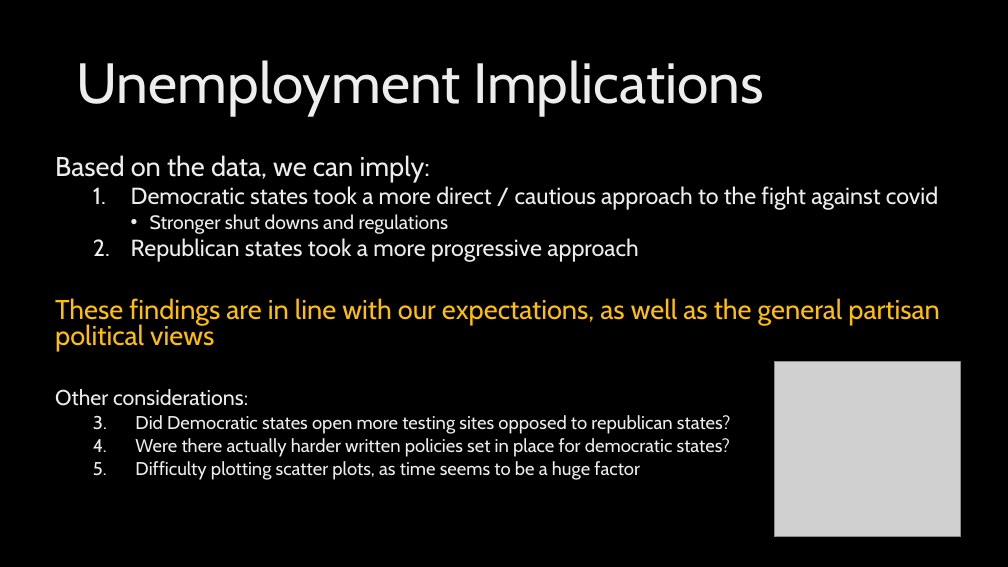
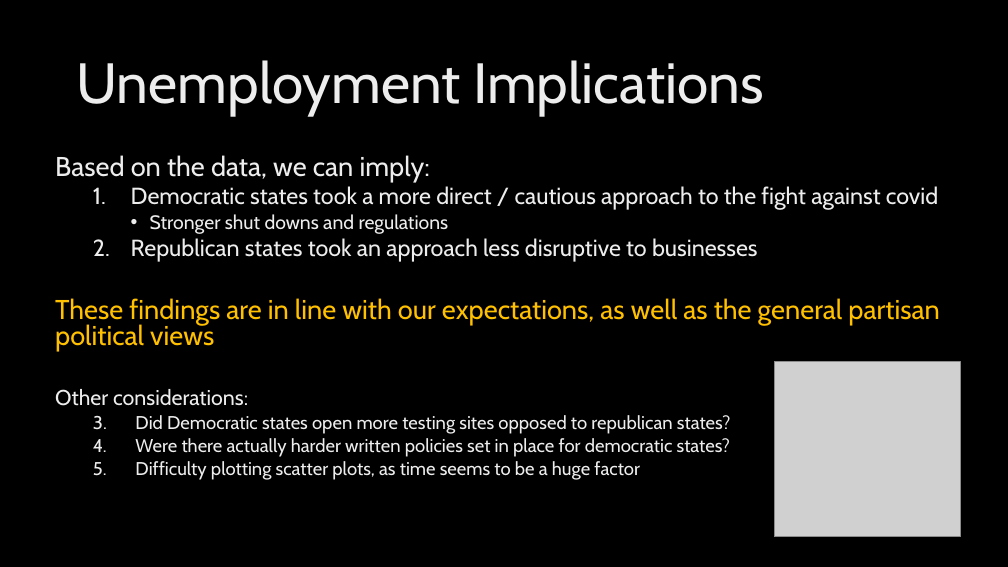
Before and after one commit to rigbysteven67/Project-1-Group-6-Shared, a slide deck: slide 8 of State Partisan Control affects on Covid.pptx. Drawn at 1008x567 pixels with LibreOffice and Linux fonts; fonts in the diff are those of the drawing; grey boxes stand for pictures; background and template pictures are left out. Boxes give left, top, right and bottom in pixels: in the first picture for what was removed or moved away, otherwise in the second. Text is boxed around its words. In the diff, an @@ line names an element or a change of style, - is before the commit and + after.

```diff
--- a/State Partisan Control affects on Covid.pptx
+++ b/State Partisan Control affects on Covid.pptx
@@ text at (x1=131, y1=238, x2=758, y2=262): text changed @@
-  2. Republican states took a more progressive approach
+  2. Republican states took an approach less disruptive to businesses
```
Also in this commit, not shown: 2 other slides changed, 2 other files.
